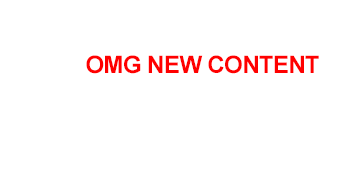
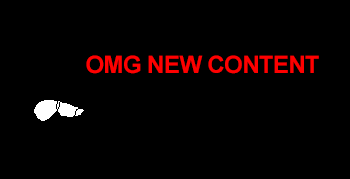
Layer changes from the first 350 x 179 image to the second:
added layer "Layer 1" above "Background" over [0, 0, 350, 179]
